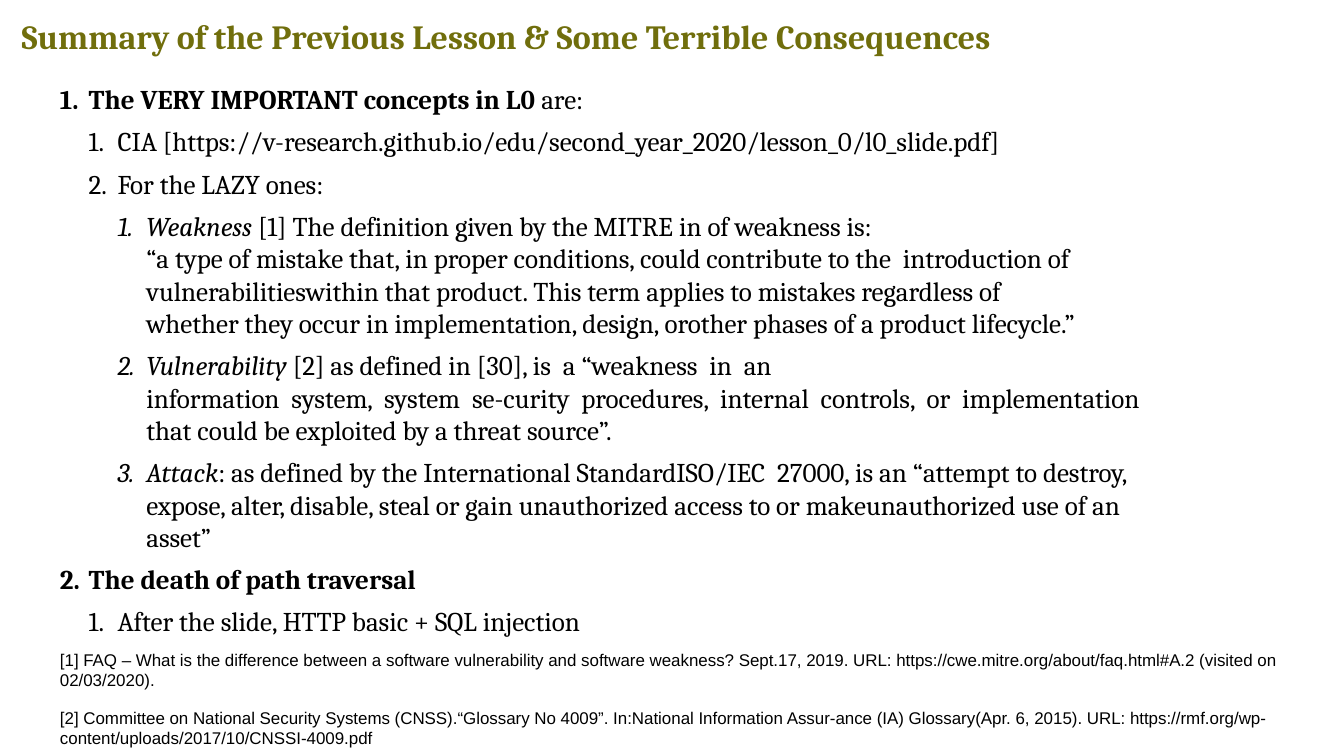
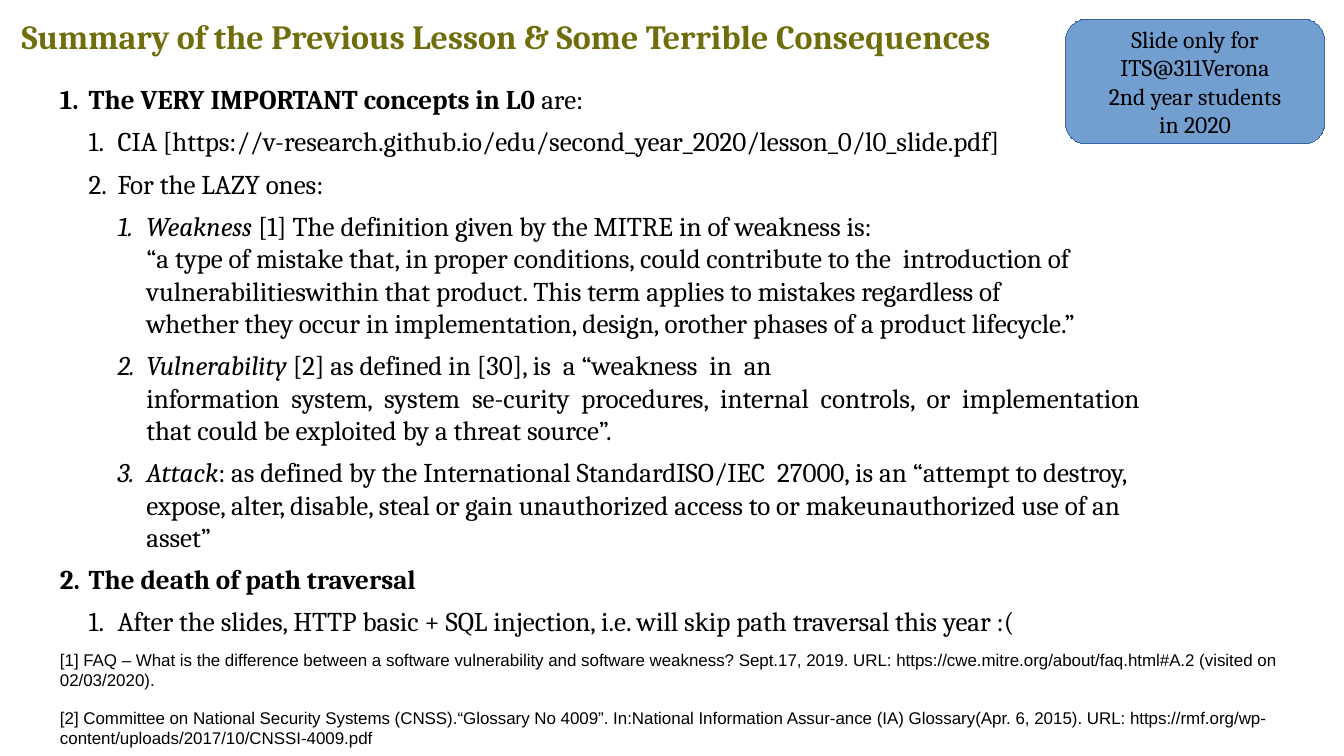
Before and after one commit to v-research/edu, a slide deck: slide 3 of second_year_2020/lesson_1/databases_dbms_sql.odp. Drawn at 1344x756 pixels with LibreOffice and Linux fonts; fonts in the diff are those of the drawing. Boxes give left, top, right and bottom in pixels: in the first picture for what was removed or moved away, otherwise in the second. Text is boxed around its words. In the diff, an @@ line names an element or a change of style, - is before the commit and + after.

```diff
--- a/second_year_2020/lesson_1/databases_dbms_sql.odp
+++ b/second_year_2020/lesson_1/databases_dbms_sql.odp
@@ rounded rectangle added at (x1=1066, y1=20, x2=1326, y2=144), fill #729FCF, outline #3465A4 0 pt, 14 pt, text #000000 @@
+Slide only for ITS@311Verona
+2nd year students
+in 2020
@@ text at (x1=118, y1=612, x2=991, y2=637): text changed @@
-  1. After the slide, HTTP basic + SQL injection
+  1. After the slides, HTTP basic + SQL injection, i.e. will skip path traversal this year :(
```
Also in this commit, not shown: 4 other slides changed, 1 slide added, 1 other file.
